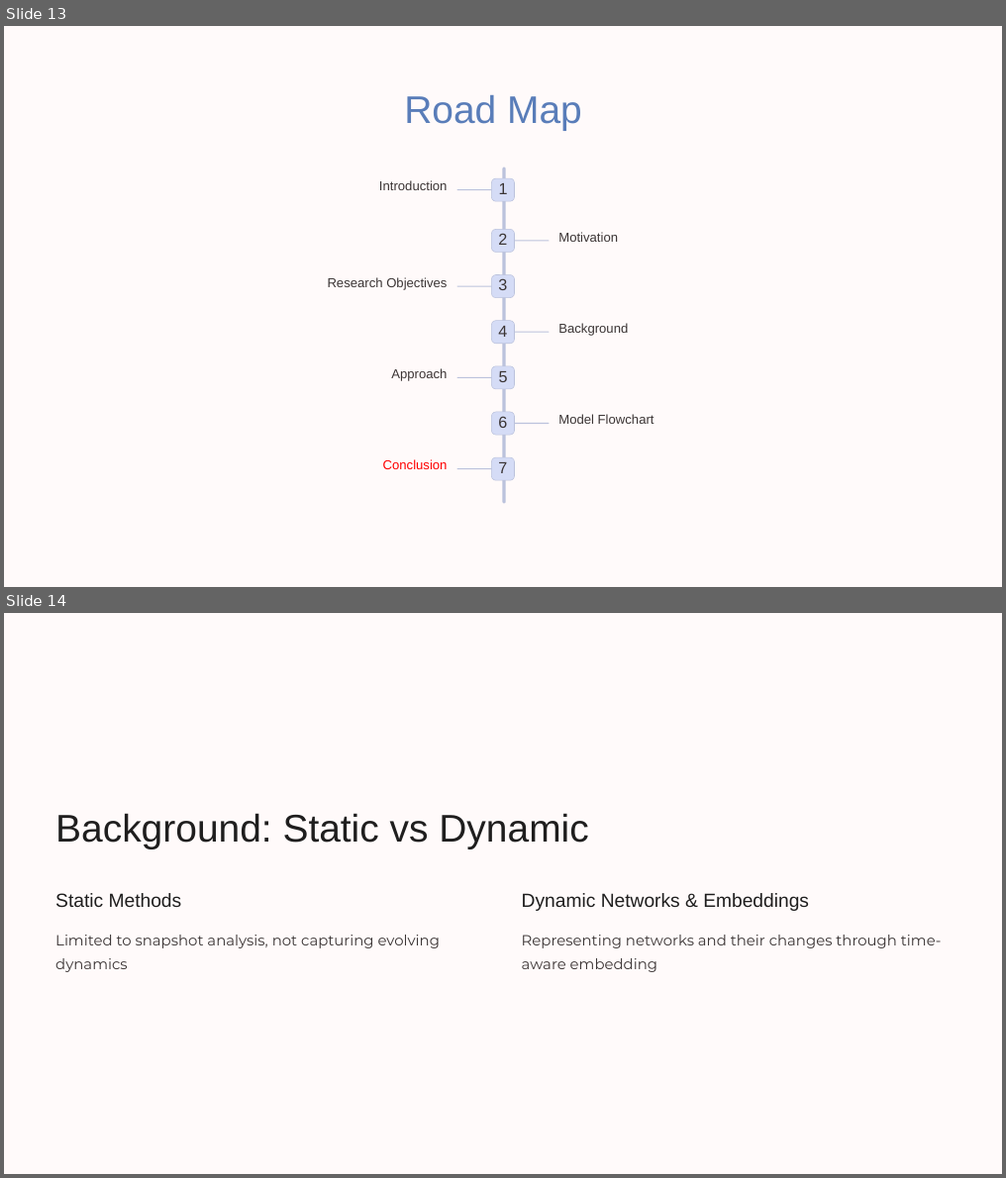
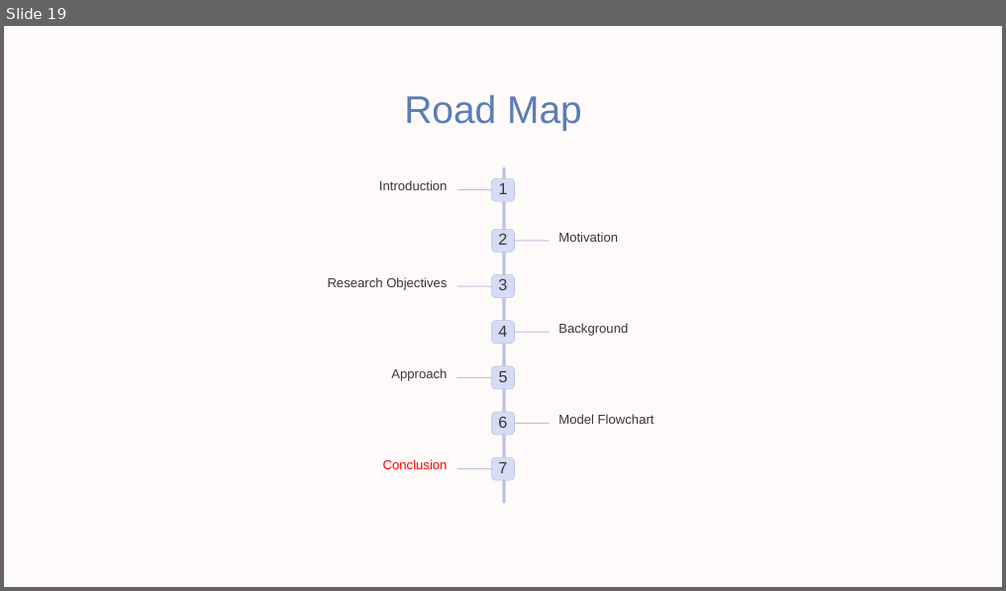
Before and after one commit to AvishayBR/Degree_FinalProject, a slide deck: Project Presentation.pptx. Shown one above the other, each under a label of ours: slides 13 and 14 before the commit, slide 19 after it. The pictures are 1006x1178 and 1006x591 pixels, drawn with LibreOffice and Linux fonts; fonts in the diff are those of the drawing; background and template pictures are left out. Boxes give left, top, right and bottom in pixels: in the first picture for what was removed or moved away, otherwise in the second. Text is boxed around its words. In the diff, an @@ line names an element or a change of style, - is before the commit and + after.

```diff
--- a/Project Presentation.pptx
+++ b/Project Presentation.pptx
@@ slide 14 removed at <box>4,613,1002,1174</box>, background #000000; not listed: 1 template element that a slide beside it also shows @@
@@ text removed at <box>55,813,588,849</box> @@
-Background: Static vs Dynamic
@@ text removed at <box>55,893,182,907</box> @@
-Static Methods
@@ text removed at <box>522,893,809,911</box> @@
-Dynamic Networks & Embeddings
@@ text removed at <box>55,935,440,972</box> @@
-Limited to snapshot analysis, not capturing evolving dynamics
@@ text removed at <box>522,935,942,972</box> @@
-Representing networks and their changes through time-aware embedding
@@ what was slide 13 is now slide 19 @@
```
Also in this commit, not shown: 2 slides changed, 4 slides added, 13 other slides removed.
